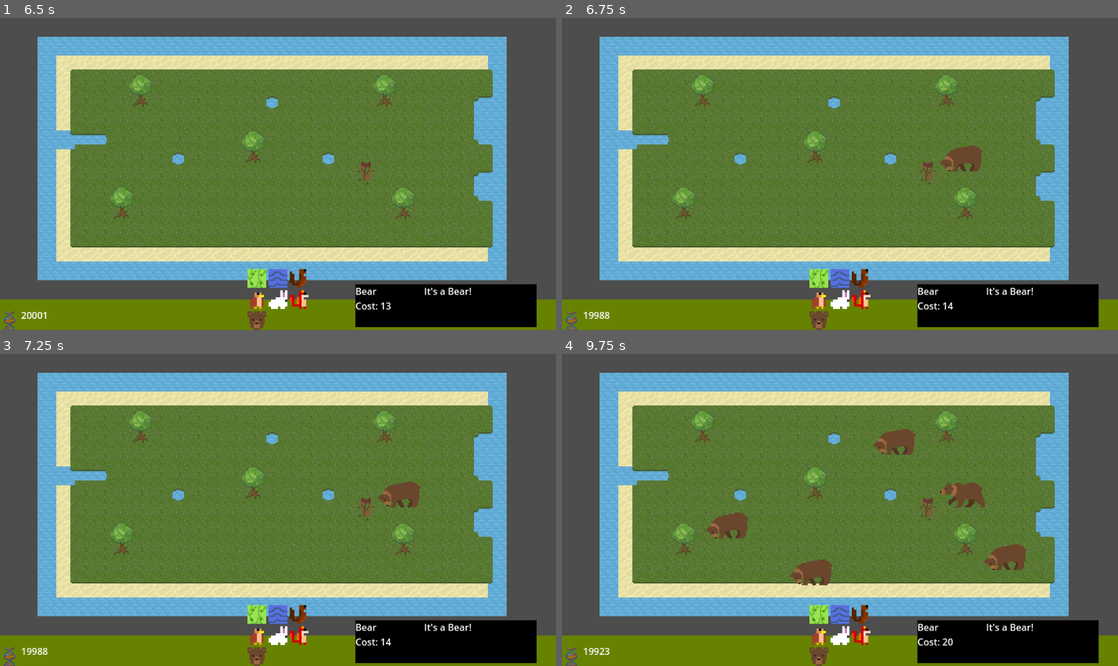
Above: before the commit, frames 1-4 (two rows, left to right).
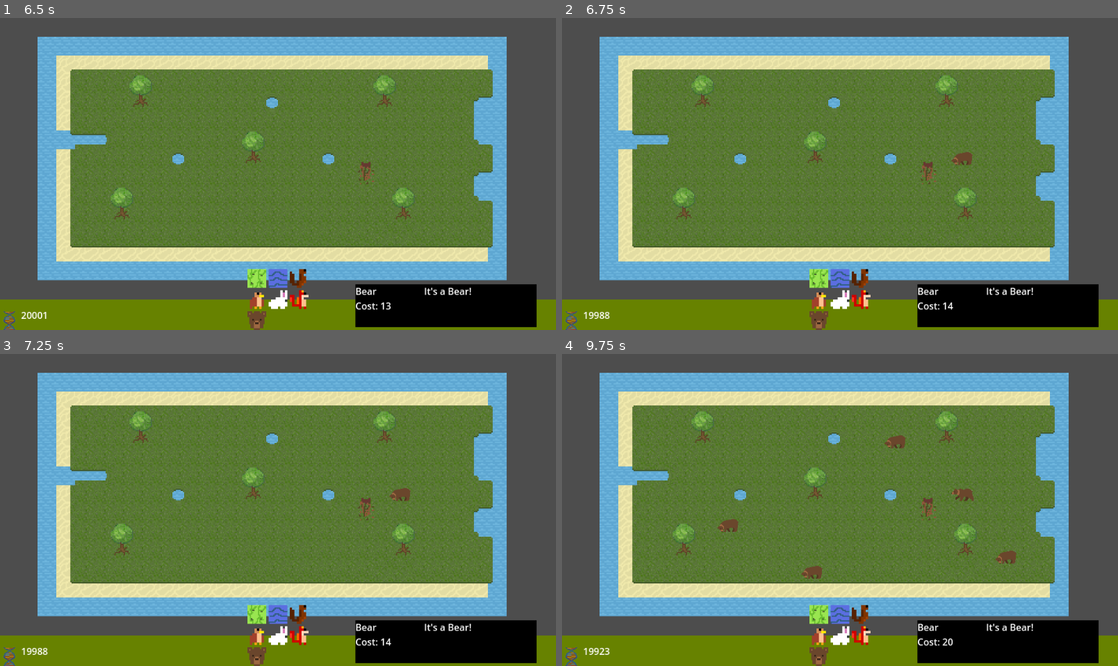
Above: after the commit, the same moments.

Repository: zliebowitz/ld56
Game: Godot game, scene res://Assets/Scripts/title_screen.tscn
Same seed, same stepped clock (60 frames per second), same inputs: the game is played once before the commit and once after it.
Inputs (mouse positions are in pixels of both pictures, inside the frame that each line leads up to):
- Up to frame 1 (6.5 s): tap Enter at 0.5, 2, 3.5 s; move the mouse to (400, 158) at 0.52 s; click (400, 158) at 0.6 s; tap Space at 1.25, 2.75, 4.25 s; move the mouse to (255, 276) at 1.27 s; click (255, 276) at 1.35 s; move the mouse to (278, 276) at 2.02 s; click (278, 276) at 2.1 s; move the mouse to (300, 276) at 2.77 s; click (300, 276) at 2.85 s; move the mouse to (255, 298) at 3.52 s; click (255, 298) at 3.6 s; move the mouse to (278, 298) at 4.27 s; click (278, 298) at 4.35 s; move the mouse to (300, 298) at 5.02 s; click (300, 298) at 5.1 s; move the mouse to (255, 320) at 5.77 s; click (255, 320) at 5.85 s
- Up to frame 2 (6.75 s): move the mouse to (962, 158) at 6.52 s; click (962, 158) at 6.6 s
- Up to frame 3 (7.25 s): no input
- Up to frame 4 (9.75 s): move the mouse to (728, 525) at 7.27 s; click (728, 525) at 7.35 s; move the mouse to (895, 441) at 8.02 s; click (895, 441) at 8.1 s; move the mouse to (812, 572) at 8.77 s; click (812, 572) at 8.85 s; move the mouse to (1006, 556) at 9.52 s; click (1006, 556) at 9.6 s

Frame 1 is identical in both runs. In frame 2, 0.4% of the frame differs, in the area x 68-76%, y 40-50%; in frame 3, 0.4%; in frame 4, 1.8%, in the area x 26-84%, y 24-75%.

Commit message:
Scaling down bears to size.

Diff:
--- a/Assets/Scripts/Animals/Bear.tscn
+++ b/Assets/Scripts/Animals/Bear.tscn
@@ -4,46 +4,46 @@
 [ext_resource type="Texture2D" uid="uid://b81n4no5aw0qn" path="res://Graphics/Bear/BearingEating.png" id="2_duley"]
 [ext_resource type="Texture2D" uid="uid://swmwca7qrk2t" path="res://Graphics/Bear/BearingWalking.png" id="3_s1kdo"]
 
-[sub_resource type="AtlasTexture" id="AtlasTexture_egc8m"]
+[sub_resource type="AtlasTexture" id="AtlasTexture_vxcdy"]
 atlas = ExtResource("2_duley")
-region = Rect2(0, 0, 76, 44)
+region = Rect2(0, 0, 38, 22)
 
-[sub_resource type="AtlasTexture" id="AtlasTexture_harpu"]
+[sub_resource type="AtlasTexture" id="AtlasTexture_6micy"]
 atlas = ExtResource("2_duley")
-region = Rect2(76, 0, 76, 44)
+region = Rect2(38, 0, 38, 22)
 
-[sub_resource type="AtlasTexture" id="AtlasTexture_abast"]
+[sub_resource type="AtlasTexture" id="AtlasTexture_w2y1g"]
 atlas = ExtResource("2_duley")
-region = Rect2(0, 0, 76, 44)
+region = Rect2(0, 0, 38, 22)
 
-[sub_resource type="AtlasTexture" id="AtlasTexture_nura0"]
+[sub_resource type="AtlasTexture" id="AtlasTexture_n20jr"]
 atlas = ExtResource("2_duley")
-region = Rect2(76, 0, 76, 44)
+region = Rect2(38, 0, 38, 22)
 
-[sub_resource type="AtlasTexture" id="AtlasTexture_n5osp"]
+[sub_resource type="AtlasTexture" id="AtlasTexture_wdg48"]
 atlas = ExtResource("3_s1kdo")
-region = Rect2(0, 0, 76, 44)
+region = Rect2(0, 0, 38, 22)
 
-[sub_resource type="AtlasTexture" id="AtlasTexture_ctr20"]
+[sub_resource type="AtlasTexture" id="AtlasTexture_s41m0"]
 atlas = ExtResource("3_s1kdo")
-region = Rect2(76, 0, 76, 44)
+region = Rect2(38, 0, 38, 22)
 
-[sub_resource type="AtlasTexture" id="AtlasTexture_vc051"]
+[sub_resource type="AtlasTexture" id="AtlasTexture_1t17n"]
 atlas = ExtResource("3_s1kdo")
-region = Rect2(152, 0, 76, 44)
+region = Rect2(76, 0, 38, 22)
 
-[sub_resource type="AtlasTexture" id="AtlasTexture_ydl6w"]
+[sub_resource type="AtlasTexture" id="AtlasTexture_p1bfh"]
 atlas = ExtResource("3_s1kdo")
-region = Rect2(228, 0, 76, 44)
+region = Rect2(114, 0, 38, 22)
 
 [sub_resource type="SpriteFrames" id="SpriteFrames_dtw6q"]
 animations = [{
 "frames": [{
 "duration": 1.0,
-"texture": SubResource("AtlasTexture_egc8m")
+"texture": SubResource("AtlasTexture_vxcdy")
 }, {
 "duration": 1.0,
-"texture": SubResource("AtlasTexture_harpu")
+"texture": SubResource("AtlasTexture_6micy")
 }],
 "loop": true,
 "name": &"Idle",
@@ -51,10 +51,10 @@
 }, {
 "frames": [{
 "duration": 1.0,
-"texture": SubResource("AtlasTexture_abast")
+"texture": SubResource("AtlasTexture_w2y1g")
 }, {
 "duration": 1.0,
-"texture": SubResource("AtlasTexture_nura0")
+"texture": SubResource("AtlasTexture_n20jr")
 }],
 "loop": true,
 "name": &"Love",
@@ -62,16 +62,16 @@
 }, {
 "frames": [{
 "duration": 1.0,
-"texture": SubResource("AtlasTexture_n5osp")
+"texture": SubResource("AtlasTexture_wdg48")
 }, {
 "duration": 1.0,
-"texture": SubResource("AtlasTexture_ctr20")
+"texture": SubResource("AtlasTexture_s41m0")
 }, {
 "duration": 1.0,
-"texture": SubResource("AtlasTexture_vc051")
+"texture": SubResource("AtlasTexture_1t17n")
 }, {
 "duration": 1.0,
-"texture": SubResource("AtlasTexture_ydl6w")
+"texture": SubResource("AtlasTexture_p1bfh")
 }],
 "loop": true,
 "name": &"Run",
@@ -98,8 +98,7 @@
 
 [node name="BearAnimation" type="AnimatedSprite2D" parent="."]
 sprite_frames = SubResource("SpriteFrames_dtw6q")
-animation = &"Run"
-frame_progress = 0.293626
+animation = &"Idle"
 speed_scale = 2.0
 
 [node name="BodyRadius" type="Area2D" parent="."]
Binary file changed: Graphics/Bear/BearingEating.png
Binary file changed: Graphics/Bear/BearingWalking.png
